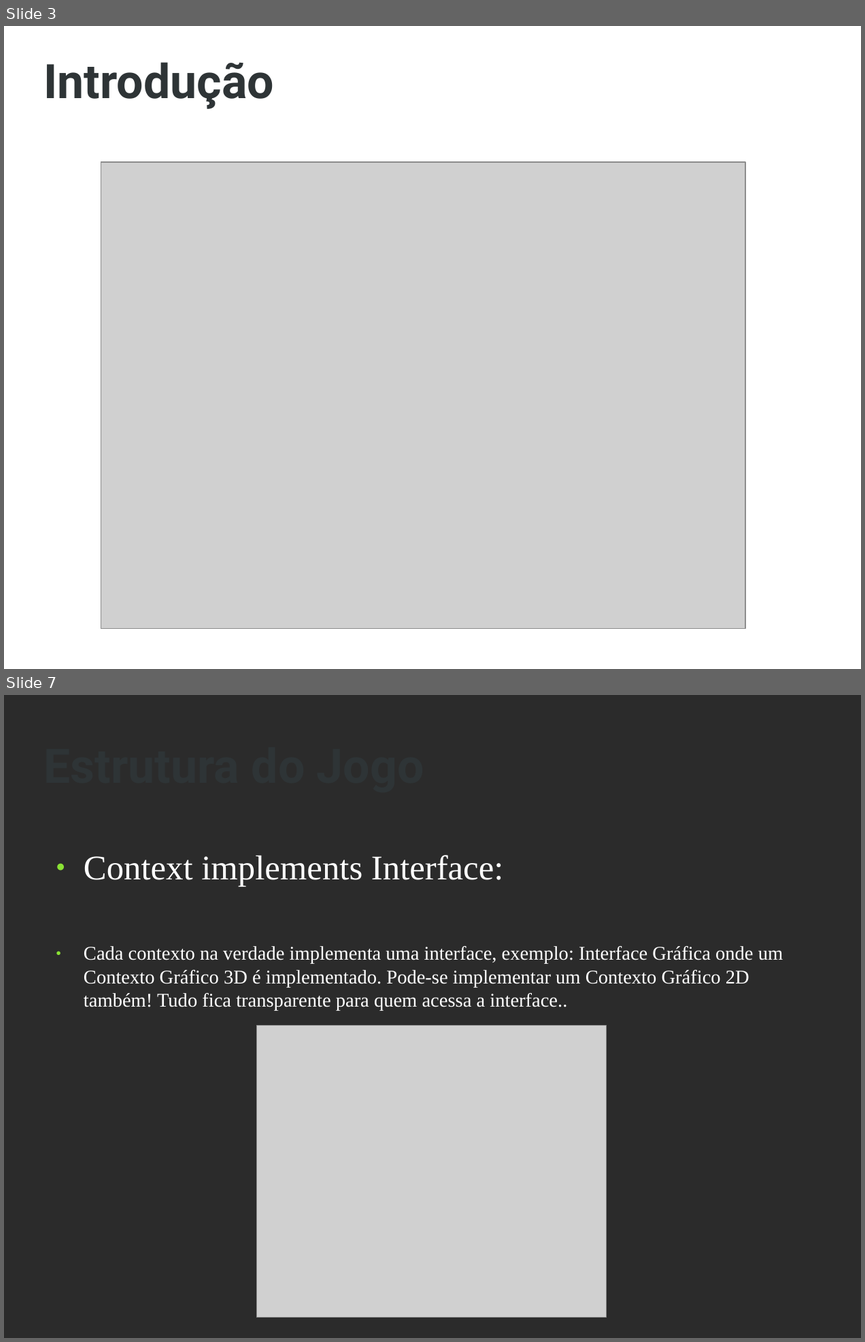
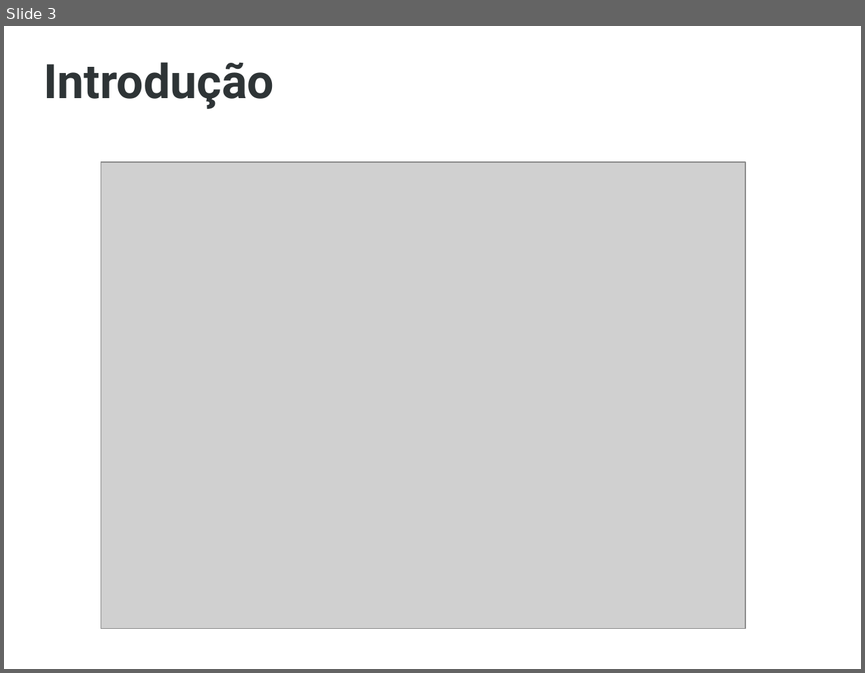
Before and after one commit to pedrovsra/Drumsmith, a slide deck: Apresentacao/Apresentacao.odp. Shown one above the other, each under a label of ours: slides 3 and 7 before the commit, slide 3 after it; the slides between them are not shown. The pictures are 865x1342 and 865x673 pixels, drawn with LibreOffice and Linux fonts; fonts in the diff are those of the drawing; grey boxes stand for pictures; background and template pictures are left out; a plain dark background stands for a picture behind light text. Boxes give left, top, right and bottom in pixels: in the first picture for what was removed or moved away, otherwise in the second. Text is boxed around its words. In the diff, an @@ line names an element or a change of style, - is before the commit and + after.

```diff
--- a/Apresentacao/Apresentacao.odp
+++ b/Apresentacao/Apresentacao.odp
@@ slide 7 removed at box(4, 695, 861, 1338), background picture (left out) @@
@@ title removed at box(43, 710, 815, 817) @@
-Estrutura do Jogo
@@ text removed at box(84, 855, 783, 1011) @@
-● Context implements Interface:
-● Cada contexto na verdade implementa uma interface, exemplo: Interface Gráfica onde um Contexto Gráfico 3D é implementado. Pode-se implementar um Contexto Gráfico 2D também! Tudo fica transparente para quem acessa a interface..
@@ picture removed at box(257, 1025, 606, 1317) @@
```
Also in this commit, not shown: 9 slides changed, 10 other files.
